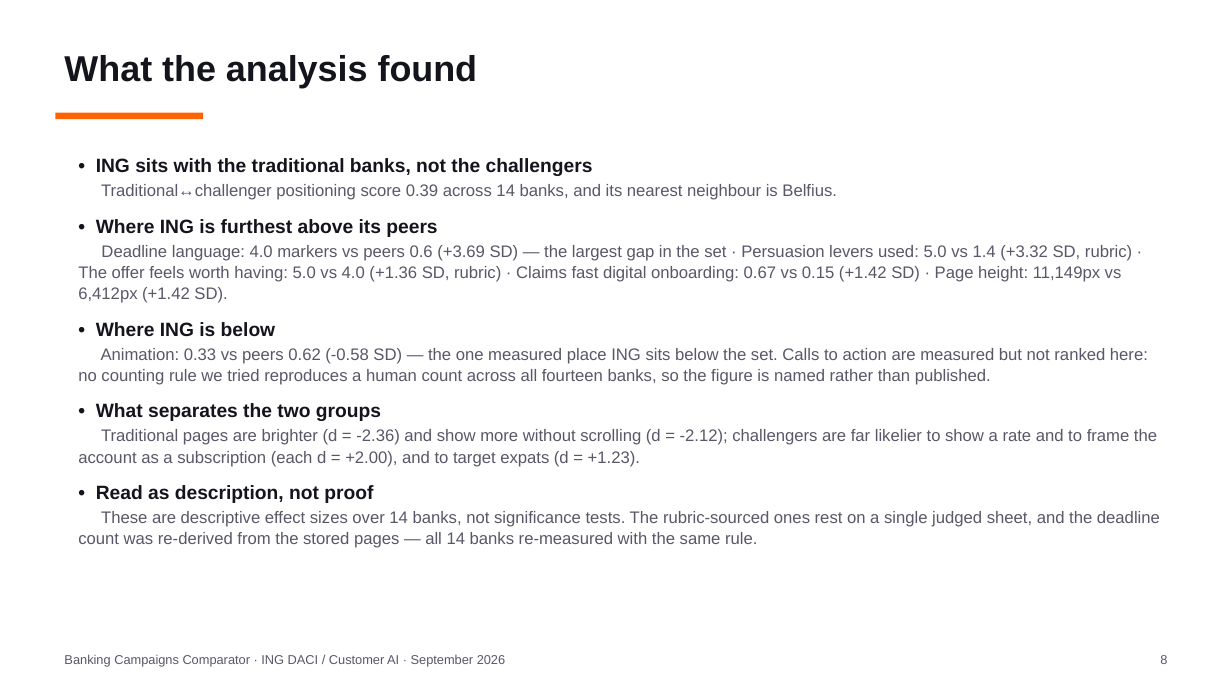
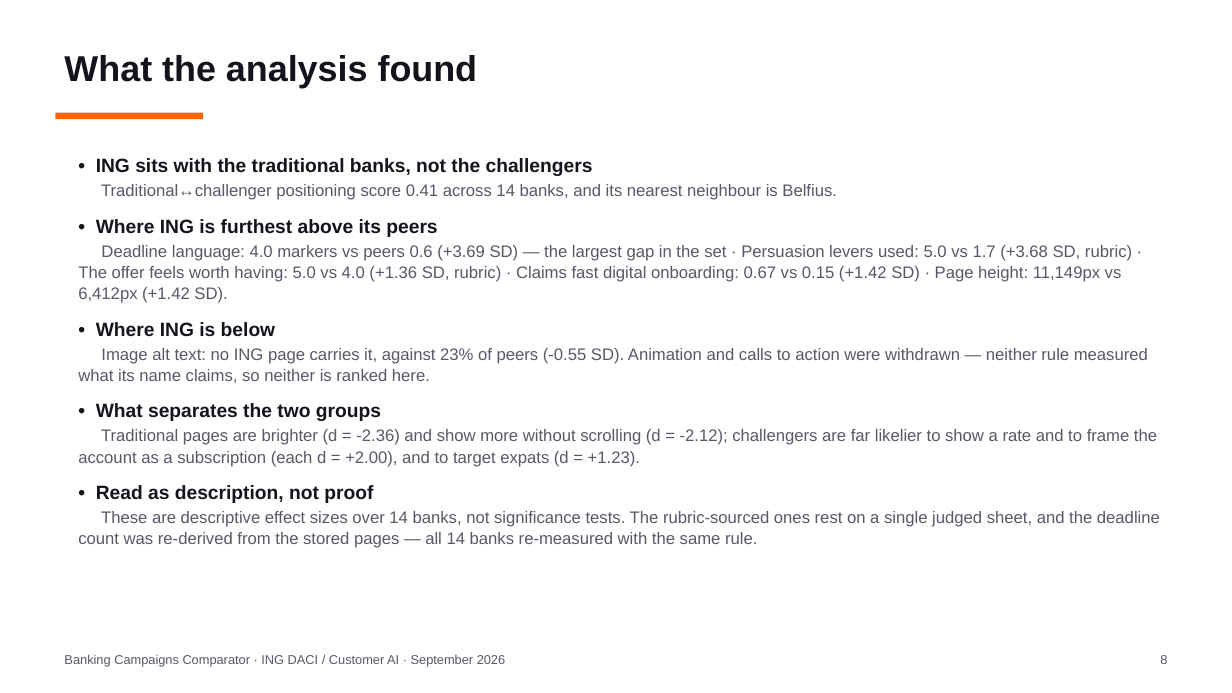
Before and after one commit to Siegried81/ing-usecase, a slide deck: slide 8 of docs/Banking_Campaigns_Comparator.pptx. Drawn at 1232x693 pixels with LibreOffice and Linux fonts; fonts in the diff are those of the drawing. Boxes give left, top, right and bottom in pixels: in the first picture for what was removed or moved away, otherwise in the second. Text is boxed around its words. In the diff, an @@ line names an element or a change of style, - is before the commit and + after.

```diff
--- a/docs/Banking_Campaigns_Comparator.pptx
+++ b/docs/Banking_Campaigns_Comparator.pptx
@@ text at [101,184,837,200]: text changed @@
-Traditional↔challenger positioning score 0.39 across 14 banks, and its nearest neighbour is Belfius.
+Traditional↔challenger positioning score 0.41 across 14 banks, and its nearest neighbour is Belfius.
@@ text at [78,245,1132,303]: text changed @@
-Deadline language: 4.0 markers vs peers 0.6 (+3.69 SD) — the largest gap in the set · Persuasion levers used: 5.0 vs 1.4 (+3.32 SD, rubric) · The offer feels worth having: 5.0 vs 4.0 (+1.36 SD, rubric) · Claims fast digital onboarding: 0.67 vs 0.15 (+1.42 SD) · Page height: 11,149px vs 6,412px (+1.42 SD).
+Deadline language: 4.0 markers vs peers 0.6 (+3.69 SD) — the largest gap in the set · Persuasion levers used: 5.0 vs 1.7 (+3.68 SD, rubric) · The offer feels worth having: 5.0 vs 4.0 (+1.36 SD, rubric) · Claims fast digital onboarding: 0.67 vs 0.15 (+1.42 SD) · Page height: 11,149px vs 6,412px (+1.42 SD).
@@ text at [78,348,1148,383]: text changed @@
-Animation: 0.33 vs peers 0.62 (-0.58 SD) — the one measured place ING sits below the set. Calls to action are measured but not ranked here: no counting rule we tried reproduces a human count across all fourteen banks, so the figure is named rather than published.
+Image alt text: no ING page carries it, against 23% of peers (-0.55 SD). Animation and calls to action were withdrawn — neither rule measured what its name claims, so neither is ranked here.
```
Also in this commit, not shown: 3 other slides changed, 37 other files.
